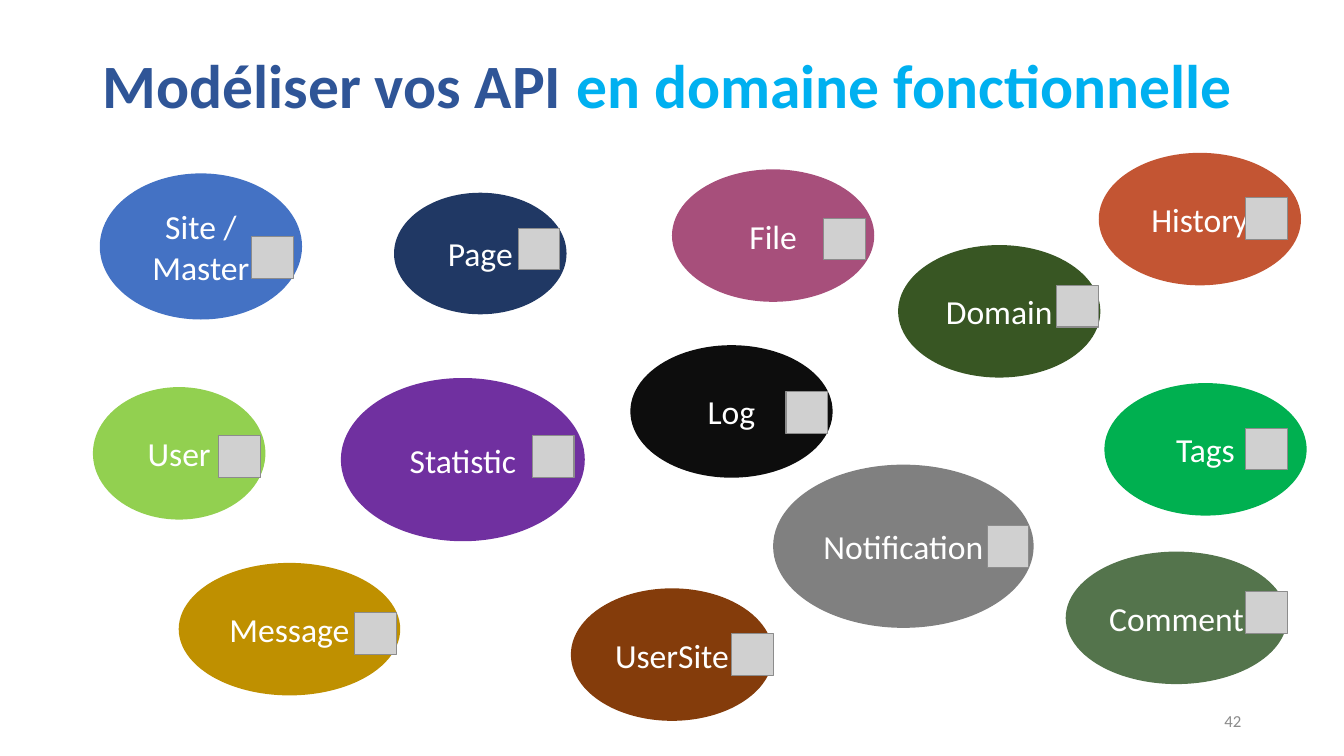
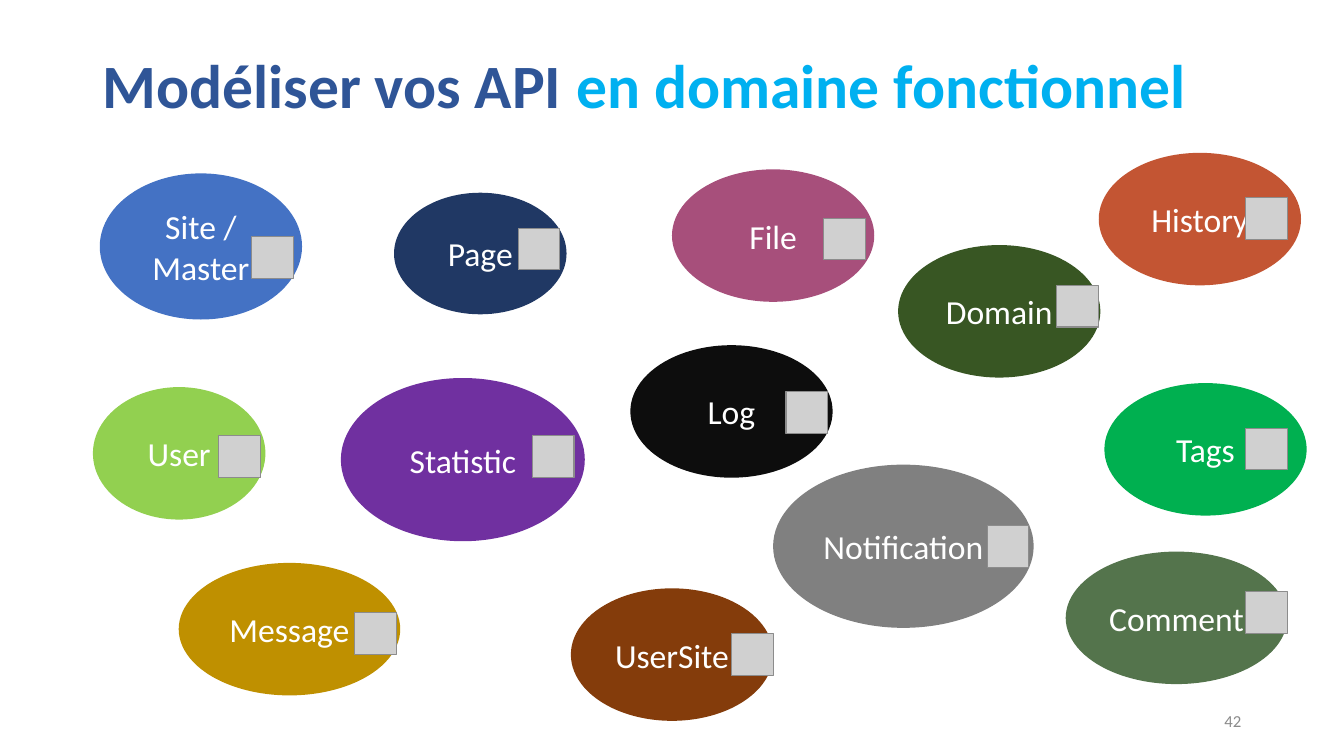
Before and after one commit to guillaumechervet/course.rest, a slide deck: slide 42 of documentations/3 - Web Services partie REST.pptx. Drawn at 1344x756 pixels with LibreOffice and Linux fonts; fonts in the diff are those of the drawing; grey boxes stand for pictures. Boxes give left, top, right and bottom in pixels: in the first picture for what was removed or moved away, otherwise in the second. Text is boxed around its words. In the diff, an @@ line names an element or a change of style, - is before the commit and + after.

```diff
--- a/documentations/3 - Web Services partie REST.pptx
+++ b/documentations/3 - Web Services partie REST.pptx
@@ title at [102,64,1186,109]: text changed @@
-Modéliser vos API en domaine fonctionnelle
+Modéliser vos API en domaine fonctionnel
```
Also in this commit, not shown: 9 other slides changed, 1 slide added, 2 other files.
